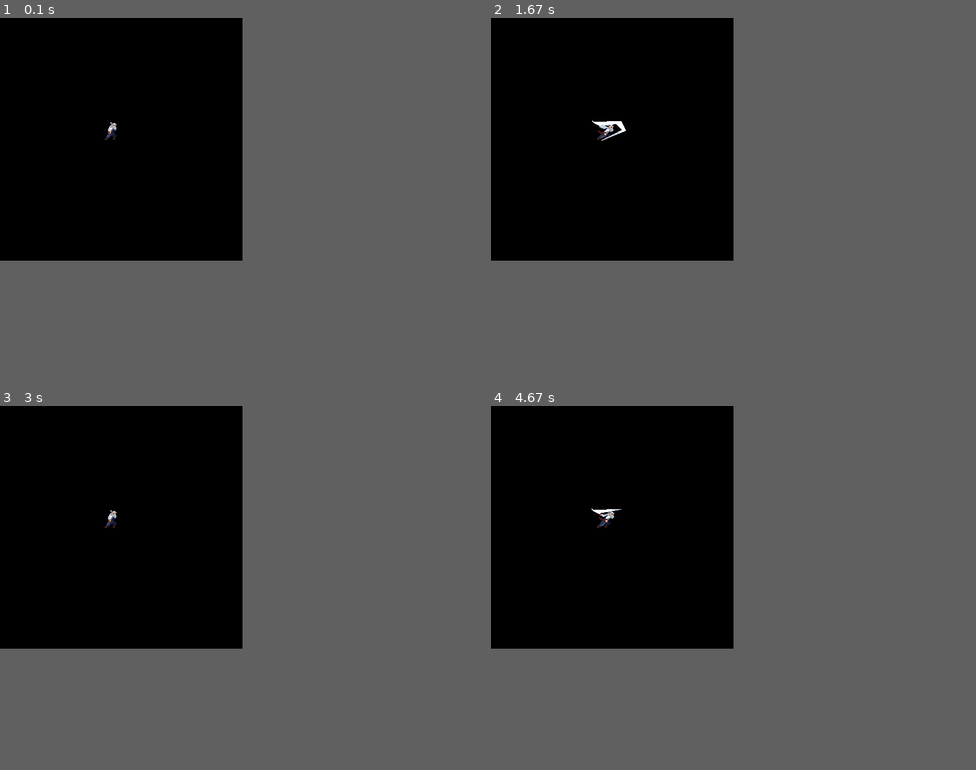
Above: before the commit, frames 1-4 (two rows, left to right).
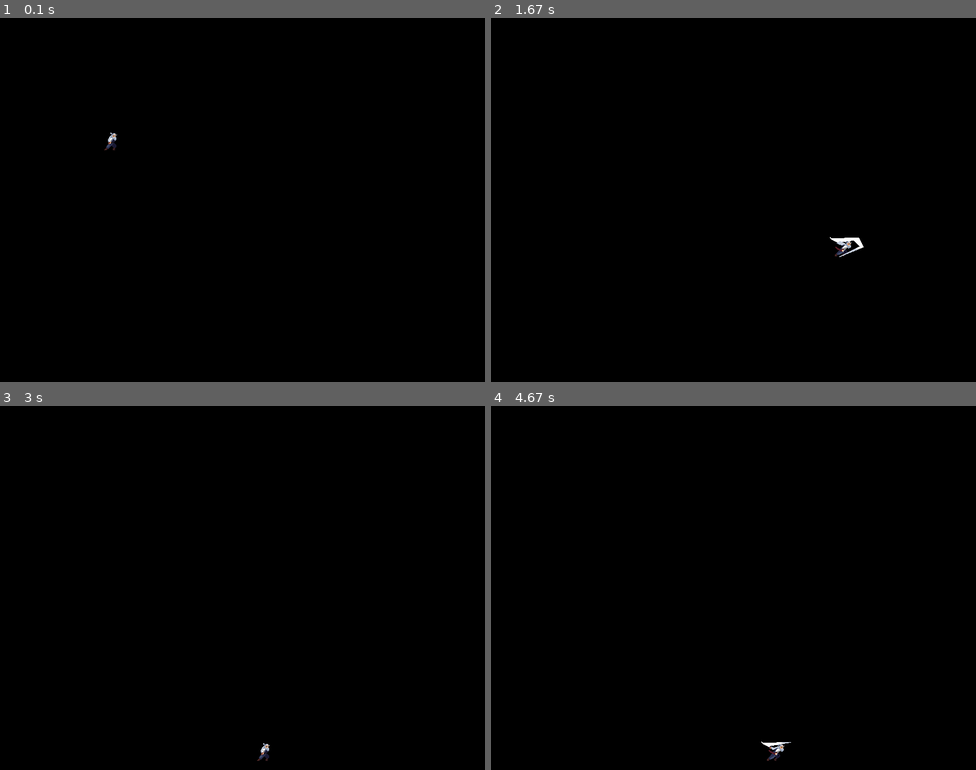
Above: after the commit, the same moments.

Repository: mirinbrah/pygame_sprite_anim
Game: pygame game, started from main.py
Same seed, same stepped clock (60 frames per second), same inputs: the game is played once before the commit and once after it.
Inputs:
- Up to frame 1 (0.1 s): no input
- Up to frame 2 (1.67 s): hold Space 0.33-0.8 s; hold D 0.33-0.8 s; hold D 0.83-1.3 s; hold W 1.33-1.63 s
- Up to frame 3 (3 s): hold D 1.67-2.13 s; hold A 2.17-2.7 s; hold A from 2.73 s (still down)
- Up to frame 4 (4.67 s): release A at 3.13 s; hold W 3.17-3.53 s; hold D 3.57-4.2 s; hold A from 4.23 s (still down)
In our replay, the window is 400x400 before the commit and 800x600 after it. These sizes can differ from the game's own. Grey fills any space a smaller window leaves; there, only what the larger window draws over its background counts as a difference.

The runs differ from the first frame. In frame 1, 0.1% of the frame differs, in the area x 21-25%, y 28-37%; in frame 2, 0.3%, in the area x 20-77%, y 28-66%; in frame 3, 0.1%; in frame 4, 0.2%.

Commit message:
now we can move

Diff:
--- a/game.py
+++ b/game.py
@@ -1,17 +1,18 @@
 import pygame
 import sys
 from player import Player
+from settings import SCREEN_WIDTH, SCREEN_HEIGHT
 
 
 class Game:
     def __init__(self):
         pygame.init()
-        self.screen = pygame.display.set_mode((400, 400))
+        self.screen = pygame.display.set_mode((SCREEN_WIDTH, SCREEN_HEIGHT))
         self.clock = pygame.time.Clock()
 
         self.all_sprites = pygame.sprite.Group()
-        self.player = Player(130, 120)
-        self.all_sprites.add(self.player)
+        self.player = Player(130, 120, self.all_sprites)
+
 
     def run(self):
         while True:
--- /dev/null
+++ b/physics.py
@@ -0,0 +1,29 @@
+import pygame
+from settings import GRAVITY, SCREEN_HEIGHT  # <-- Убедитесь, что settings.py создан
+
+
+class PhysicsObject(pygame.sprite.Sprite):
+    def __init__(self, *groups):
+        super().__init__(*groups)
+        self.velocity = pygame.math.Vector2(0, 0)
+        self.gravity = GRAVITY
+        self.is_on_ground = False
+        # Добавляем rect и image как заглушки, чтобы избежать ошибок
+        # self.image = pygame.Surface((0, 0))
+        # self.rect = self.image.get_rect()
+
+    def apply_gravity(self):
+        self.velocity.y += self.gravity
+
+    def update_physics(self):
+
+        self.apply_gravity()
+        self.rect.x += self.velocity.x
+
+        self.is_on_ground = False
+        self.rect.y += self.velocity.y
+
+        if self.rect.bottom >= SCREEN_HEIGHT:
+            self.rect.bottom = SCREEN_HEIGHT
+            self.velocity.y = 0
+            self.is_on_ground = True
--- a/player.py
+++ b/player.py
@@ -1,22 +1,46 @@
 import pygame
-from animator import Animator  # <-- Импортируем новый класс
+from physics import PhysicsObject  # <-- Наследуемся отсюда
+from animator import Animator
+from settings import PLAYER_SPEED, JUMP_STRENGTH
 
 
-class Player(pygame.sprite.Sprite):
-    def __init__(self, pos_x, pos_y):
-        super().__init__()
+class Player(PhysicsObject):  # <-- Наследуемся от PhysicsObject
+    def __init__(self, pos_x, pos_y, *groups):  # <-- Добавили *groups
+        # Передаем группы спрайтов родительскому классу! Это ключевой момент.
+        super().__init__(*groups)
 
+        # Загружаем спрайты как и раньше
         attack_sprites = [pygame.image.load(f'src/enemy/attack/enemy_attack_{i}.png') for i in range(7)]
+        self.animator = Animator(attack_sprites, animation_speed=0.2)
 
-        self.animator = Animator(attack_sprites, animation_speed=0.2)
+        # Обновляем image и rect, которые были созданы в PhysicsObject
         self.image = self.animator.image
+        self.rect = self.image.get_rect(topleft=(pos_x, pos_y))
 
-        self.rect = self.image.get_rect()
-        self.rect.topleft = (pos_x, pos_y)
+    def get_input(self):
+        self.velocity.x = 0
+        keys = pygame.key.get_pressed()
+        if keys[pygame.K_a]:
+            self.velocity.x = -PLAYER_SPEED
+        if keys[pygame.K_d]:
+            self.velocity.x = PLAYER_SPEED
+        if keys[pygame.K_SPACE] or keys[pygame.K_w]:
+            self.jump()
 
-    def update(self):
-        self.animator.update()
-        self.image = self.animator.image  # Обновляем свою картинку из аниматора
+    def jump(self):
+        if self.is_on_ground:
+            self.velocity.y = JUMP_STRENGTH
 
     def attack(self):
         self.animator.start_animation()
+
+    def update(self):
+        self.get_input()  # <-- Получаем ввод
+        self.update_physics()  # <-- Применяем физику из родителя
+
+        # Обновляем анимацию
+        self.animator.update()
+        # Важно: обновляем свой image из аниматора ПОСЛЕ всех расчетов
+        old_center = self.rect.center
+        self.image = self.animator.image
+        self.rect = self.image.get_rect(center=old_center)  # Центрируем, чтобы не дергался
